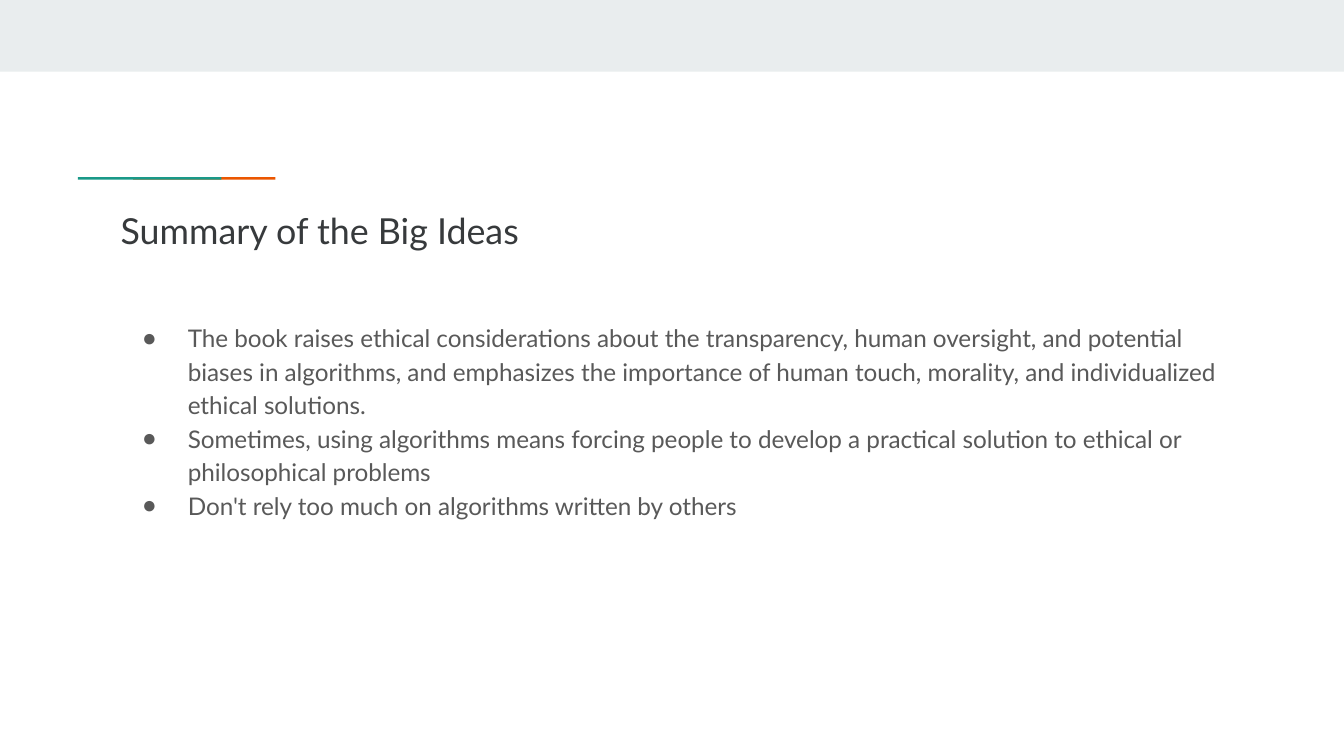
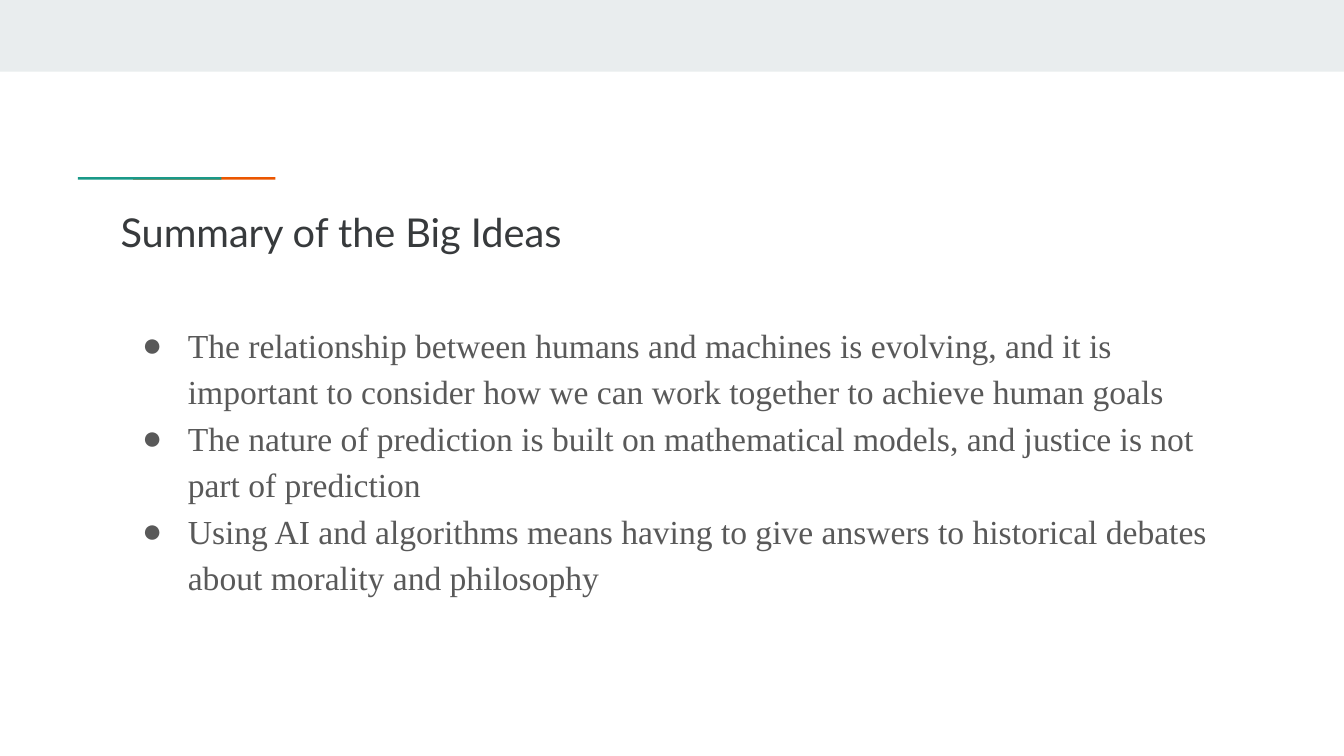
Before and after one commit to gef4/data303-s23-book-reports, a slide deck: slide 2 of docs/yuqian-wang/yuqian_wang_presentation.pptx. Drawn at 1344x756 pixels with LibreOffice and Linux fonts; fonts in the diff are those of the drawing. Boxes give left, top, right and bottom in pixels: in the first picture for what was removed or moved away, otherwise in the second. Text is boxed around its words. In the diff, an @@ line names an element or a change of style, - is before the commit and + after.

```diff
--- a/docs/yuqian-wang/yuqian_wang_presentation.pptx
+++ b/docs/yuqian-wang/yuqian_wang_presentation.pptx
@@ title "Summary of the Big Ideas" at <box>121,217,562,255</box>: size 19.1 to 21.3 pt @@
@@ text at <box>188,334,1207,596</box>: text changed; size 13 to 18 pt; font Lato to Times New Roman @@
-● The book raises ethical considerations about the transparency, human oversight, and potential biases in algorithms, and emphasizes the importance of human touch, morality, and individualized ethical solutions.
-● Sometimes, using algorithms means forcing people to develop a practical solution to ethical or philosophical problems
-● Don't rely too much on algorithms written by others
+● The relationship between humans and machines is evolving, and it is important to consider how we can work together to achieve human goals
+● The nature of prediction is built on mathematical models, and justice is not part of prediction
+● Using AI and algorithms means having to give answers to historical debates about morality and philosophy
```
Also in this commit, not shown: 1 other slide changed, 1 slide added, 1 other file.
